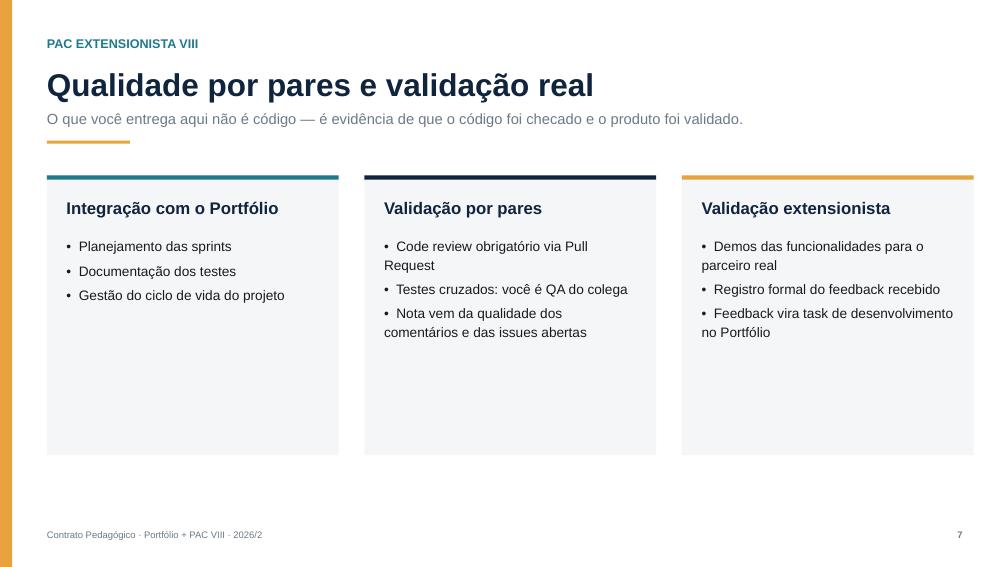
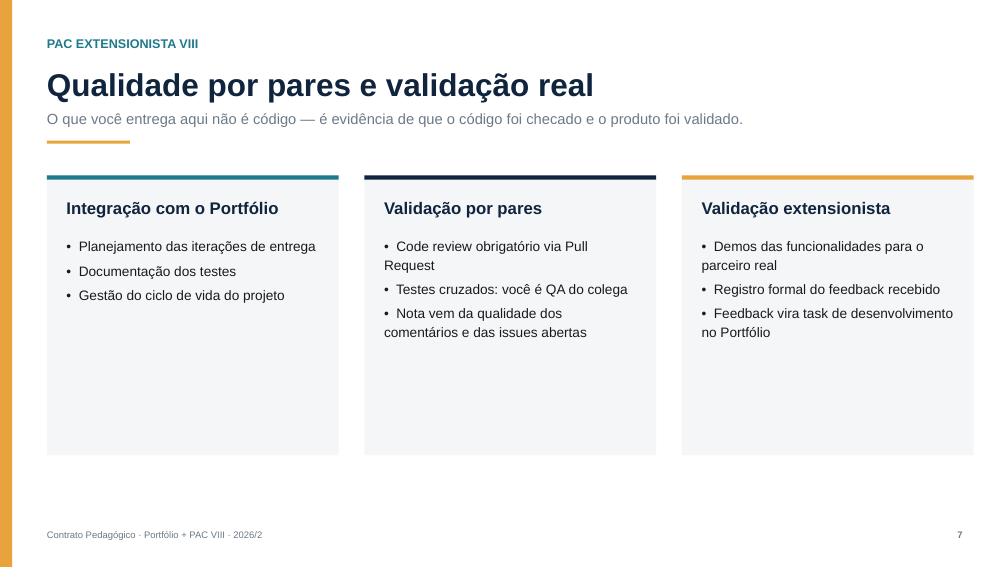
Before and after one commit to CatolicaSC-Portfolio/The-Portfolio-Playbook, a slide deck: slide 7 of Contrato-Pedagogico-Portfolio-PAC-VIII.pptx. Drawn at 1008x567 pixels with LibreOffice and Linux fonts; fonts in the diff are those of the drawing. Boxes give left, top, right and bottom in pixels: in the first picture for what was removed or moved away, otherwise in the second. Text is boxed around its words. In the diff, an @@ line names an element or a change of style, - is before the commit and + after.

```diff
--- a/Contrato-Pedagogico-Portfolio-PAC-VIII.pptx
+++ b/Contrato-Pedagogico-Portfolio-PAC-VIII.pptx
@@ text at [79, 241, 316, 254]: text changed @@
-• Planejamento das sprints
+• Planejamento das iterações de entrega
```
Also in this commit, not shown: 4 other slides changed, 10 other files.
